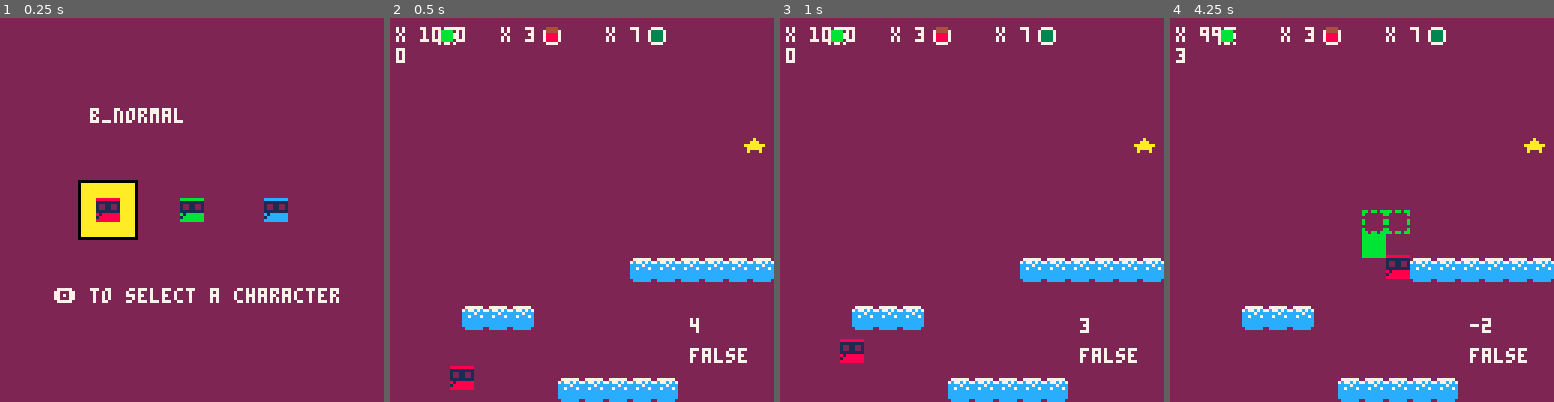
Above: before the commit, frames 1-4 (left to right).
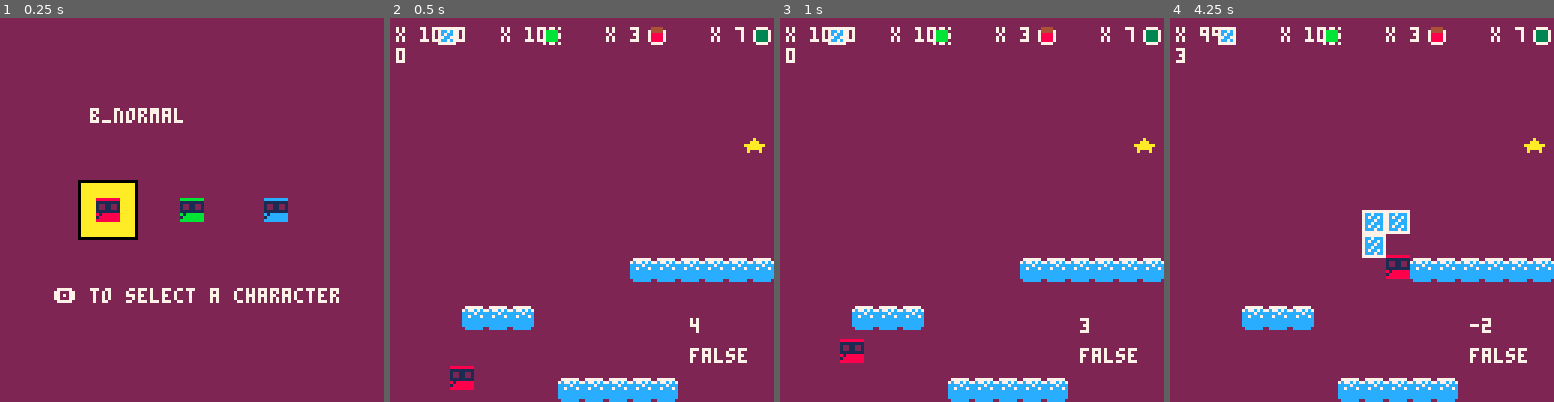
Above: after the commit, the same moments.

Repository: FlavioIero/PlatformMaker
Game: PICO-8 cartridge platformmaker.p8
The game is run twice, just before and just after one commit, with the same random seed, the same clock (stepped at 60 frames per second) and the same inputs.
Inputs:
- Up to frame 1 (0.25 s): no input
- Up to frame 2 (0.5 s): tap X (X key) at 0.33 s
- Up to frame 3 (1 s): tap O (Z key) at 0.7 s
- Up to frame 4 (4.25 s): tap X (X key) at 1.07, 1.85, 2.97, 4.08 s; hold Right 1.6-2.1 s; tap O (Z key) every 0.4 s from 1.7 to 4.1 s; hold Up 2.15-2.42 s; hold Right 2.47-3.03 s; hold Left 3.08-3.58 s; hold Down 3.63-3.97 s; hold Right from 4.02 s (still down)

Frame 1 is identical in both runs. In frame 2, 0.8% of the frame differs, in the area x 13-100%, y 2-8%; in frame 3, 0.8%; in frame 4, 2.0%, in the area x 13-100%, y 2-63%.

Commit message:
glass block

Diff:
--- a/platformmaker.p8
+++ b/platformmaker.p8
@@ -52,11 +52,16 @@
 	_draw = draw_menu
 
 	-- debug
-	block_types = {b_normal=b_normal,b_slime=b_slime,b_switch=b_switch}
+	block_types = {
+			b_normal = b_normal,
+			b_slime 	= b_slime,
+			b_switch = b_switch,
+			b_glass 	= b_glass}
 
 	bm = blocks_mng:new()
 
-	bm:add_blocks(block_types.b_switch,1000)
+	bm:add_blocks(block_types.b_glass,1000)
+	bm:add_blocks(block_types.b_switch,10)
 	bm:add_blocks(block_types.b_slime,3)
 	bm:add_blocks(block_types.b_normal,5)
 	bm:add_blocks(block_types.b_normal,2)
@@ -429,7 +434,7 @@
 
 	update = function(self)
 		if self.active and
-					collide_rect(p.pos.x,p.pos.y,8,8,self.pos.x,self.pos.y-0.1,8,3) then
+					collide_rect(p.pos.x,p.pos.y,8,8,self.pos.x,self.pos.y-0.01,8,2) then
 			p.vel_y = self.vel_y
 		end
 	end
@@ -475,6 +480,41 @@
 			spr(s,self.pos.x,self.pos.y) end
 	end
 })
+
+b_glass = block:new({
+	name = "b_glass",
+	sprt_ui = 135,
+	sprt = {136,137},
+	sprt_act = 136,
+	dur = 30, -- frames
+	resp = 70,
+	frm = 0,
+
+	update = function(self)
+		self.frm += (self.frm>0) and 1 or 0
+		if self.active then
+			if self.frm == self.dur\2 then
+				self.sprt_act = self.sprt[2]
+			elseif self.frm == self.dur then
+				self.active = false
+			end
+		elseif self.frm >= self.dur+self.resp and
+									not collide_rect(self.pos.x,self.pos.y-0.01,8,2,p.pos.x,p.pos.y,8,8) then
+			self.active = true
+			self.frm = 0
+			self.sprt_act = self.sprt[1]
+		end
+		if self.placed and collide_rect(self.pos.x,self.pos.y-0.01,8,2,p.pos.x,p.pos.y,8,8) then
+			self.frm = (self.frm>0) and self.frm or 1 end
+	end,
+
+	draw = function(self)
+		if self.placed and self.active then
+			spr(self.sprt_act,self.pos.x,self.pos.y) end
+	end,
+
+
+})
 -->8
 -- blocks manager --
 
@@ -595,10 +635,10 @@
 __gfx__
 0000000088888888bbbbbbbbcccccccc0000000008888880000000000bbbbbb0000000000cccccc0eeeeeeee000000000eeeeee0000000000000000000000000
 000000001111111111111111111111118888888801111110bbbbbbbb01111110cccccccc0111111011111111eeeeeeee01111110000000000000000000000000
-00700700122112211221122112211221111111110121121011111111012112101111111101211210122112211111111101211210000000000000000000000000
-00077000122112211221122112211221122112210121121012211221012112101221122101211210122112211221122101211210000000000000000000000000
-00077000111111111111111111111111122112210111111012211221011111101221122101111110111111111221122101111110000000000000000000000000
-0070070081888888b1bbbbbbc1cccccc11111111018888801111111101bbbbb01111111101ccccc0e1eeeeee1111111101eeeee0000000000000000000000000
+00000000122112211221122112211221111111110121121011111111012112101111111101211210122112211111111101211210000000000000000000000000
+00000000122112211221122112211221122112210121121012211221012112101221122101211210122112211221122101211210000000000000000000000000
+00000000111111111111111111111111122112210111111012211221011111101221122101111110111111111221122101111110000000000000000000000000
+0000000081888888b1bbbbbbc1cccccc11111111018888801111111101bbbbb01111111101ccccc0e1eeeeee1111111101eeeee0000000000000000000000000
 00000000188888881bbbbbbb1ccccccc8188888801888880b1bbbbbb01bbbbb0c1cccccc01ccccc01eeeeeeee1eeeeee01eeeee0000000000000000000000000
 0000000088888888bbbbbbbbcccccccc18888888088888801bbbbbbb0bbbbbb01ccccccc0cccccc0eeeeeeee1eeeeeee0eeeeee0000000000000000000000000
 00000000000000000000000000000000000000000000000000000000000000000000000000000000000000000000000000000000000000000000000000000000
@@ -657,14 +697,14 @@
 00000000000000000000000000000000000000000000000000000000000000000000000000000000000000000000000000000000000000000000000000000000
 00000000000000000000000000000000000000000000000000000000000000000000000000000000000000000000000000000000000000000000000000000000
 00000000000000000000000000000000000000000000000000000000000000000000000000000000000000000000000000000000000000000000000000000000
-0000000007777770000000004444444400000000bbbbbbbbbb0bb0bb000000000000000000000000000000000000000000000000000000000000000000000000
-0077770073333337004444004444444407077070bbbbbbbbb000000b000000000000000000000000000000000000000000000000000000000000000000000000
-0733337073333337074444704444444400bbbb00bbbbbbbb00000000000000000000000000000000000000000000000000000000000000000000000000000000
-0733337073333337078888708888888807bbbb70bbbbbbbbb000000b000000000000000000000000000000000000000000000000000000000000000000000000
-0733337073333337078888708888888807bbbb70bbbbbbbbb000000b000000000000000000000000000000000000000000000000000000000000000000000000
-0733337073333337078888708888888800bbbb00bbbbbbbb00000000000000000000000000000000000000000000000000000000000000000000000000000000
-0077770073333337007777008888888807077070bbbbbbbbb000000b000000000000000000000000000000000000000000000000000000000000000000000000
-0000000007777770000000008888888800000000bbbbbbbbbb0bb0bb000000000000000000000000000000000000000000000000000000000000000000000000
+0000000007777770000000004444444400000000bbbbbbbbbb0bb0bb000000007777777777777757000000000000000000000000000000000000000000000000
+0077770073333337004444004444444407077070bbbbbbbbb000000b077777707cc7ccc77cc7c5c7000000000000000000000000000000000000000000000000
+0733337073333337074444704444444400bbbb00bbbbbbbb0000000007cc7c707c7cc7c75c755757000000000000000000000000000000000000000000000000
+0733337073333337078888708888888807bbbb70bbbbbbbbb000000b07c7cc707ccc7cc7755c7cc5000000000000000000000000000000000000000000000000
+0733337073333337078888708888888807bbbb70bbbbbbbbb000000b077cc7707cc7ccc75c5755c5000000000000000000000000000000000000000000000000
+0733337073333337078888708888888800bbbb00bbbbbbbb0000000007cc7c707c7cc7c77c75c5c7000000000000000000000000000000000000000000000000
+0077770073333337007777008888888807077070bbbbbbbbb000000b077777707ccc7cc7755c7c57000000000000000000000000000000000000000000000000
+0000000007777770000000008888888800000000bbbbbbbbbb0bb0bb000000007777777757777757000000000000000000000000000000000000000000000000
 __gff__
 0002020202020202020202020200000000000000000000000000000000000000000000000000000000000000000000000000000000000000000000000000000001000000000000000000000000000000000000000000000000000000000000000000000000000000000000000000000000000000000000000000000000000000
 0000000000000000000000000000000000000000000000000000000000000000000000000000000000000000000000000000000000000000000000000000000000000000000000000000000000000000000000000000000000000000000000000000000000000000000000000000000000000000000000000000000000000000
